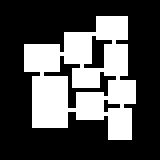
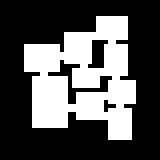
Comparing the layer stacks of the two (160, 160) images. Changes:
painted on "레이어 3" over 44, 36, 120, 120
